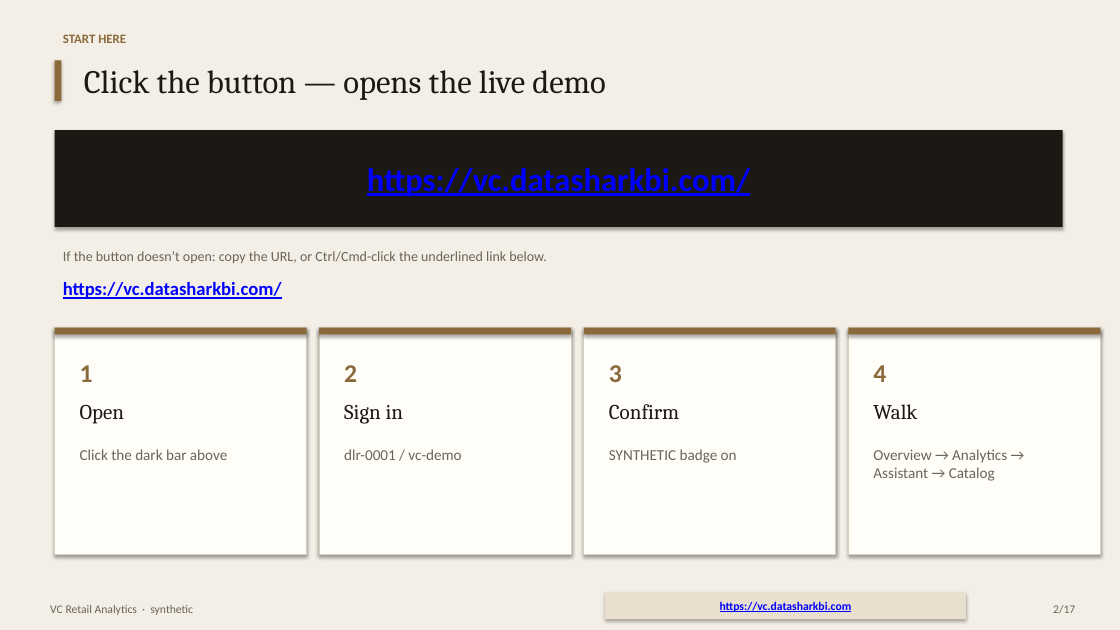
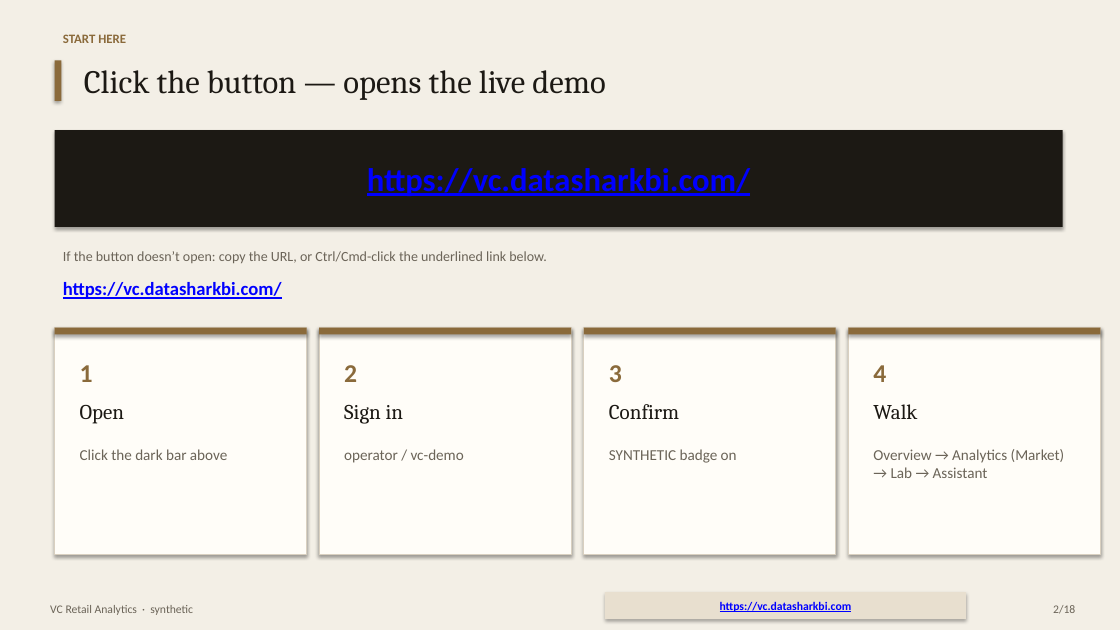
Before and after one commit to prendleman/vc-retail-analytics, a slide deck: slide 2 of docs/deck/VC_Retail_Analytics_Interview.pptx. Drawn at 1120x630 pixels with LibreOffice and Linux fonts; fonts in the diff are those of the drawing. Boxes give left, top, right and bottom in pixels: in the first picture for what was removed or moved away, otherwise in the second. Text is boxed around its words. In the diff, an @@ line names an element or a change of style, - is before the commit and + after.

```diff
--- a/docs/deck/VC_Retail_Analytics_Interview.pptx
+++ b/docs/deck/VC_Retail_Analytics_Interview.pptx
@@ text at [344,449,464,463]: text changed @@
-dlr-0001 / vc-demo
+operator / vc-demo
@@ text at [873,449,1065,478]: text changed @@
-Overview → Analytics → Assistant → Catalog
+Overview → Analytics (Market) → Lab → Assistant
@@ text at [1053,605,1075,614]: text changed @@
-2/17
+2/18
```
Also in this commit, not shown: 15 other slides changed, 1 slide added, 10 other files.
